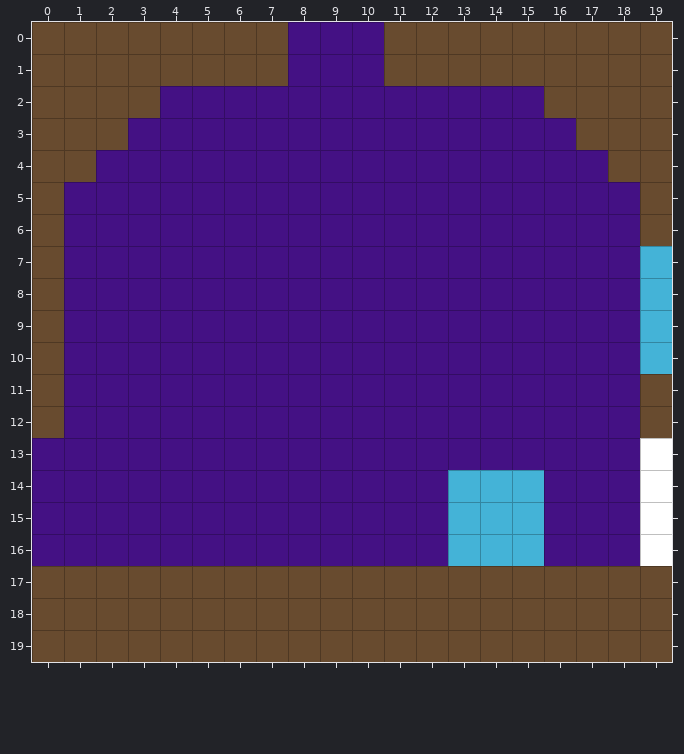
Tiled map: resources/maps/testMap.tmx. This is how it looked before the edit.
Cells are 48x48 px. Shown: x 0..19, y 0..19.
After:
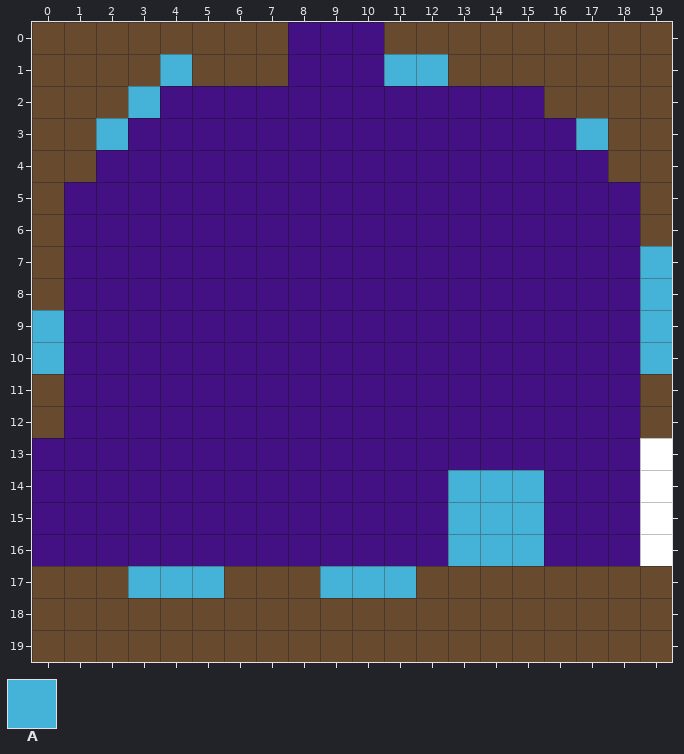
Key: from "testTiles": A 2.
_ is an empty cell, . an unchanged one.
Changes in this commit:
--- layer "mirrors"
@@ x 2..17 @@
- 1 .._......__.....
- 2 ._..............
- 3 _.............._
+ 1 ..A......AA.....
+ 2 .A..............
+ 3 A..............A
@@ x 0..0 @@
- 9 _
-10 _
+ 9 A
+10 A
@@ x 3..11 @@
-17 ___...___
+17 AAA...AAA
Changed places in both pictures, as pixel boxes (x1, y1, x2, y2):
added: (96, 54, 192, 150)
added: (384, 54, 448, 86)
added: (576, 118, 608, 150)
added: (32, 310, 64, 374)
added: (128, 566, 224, 598)
added: (320, 566, 416, 598)
